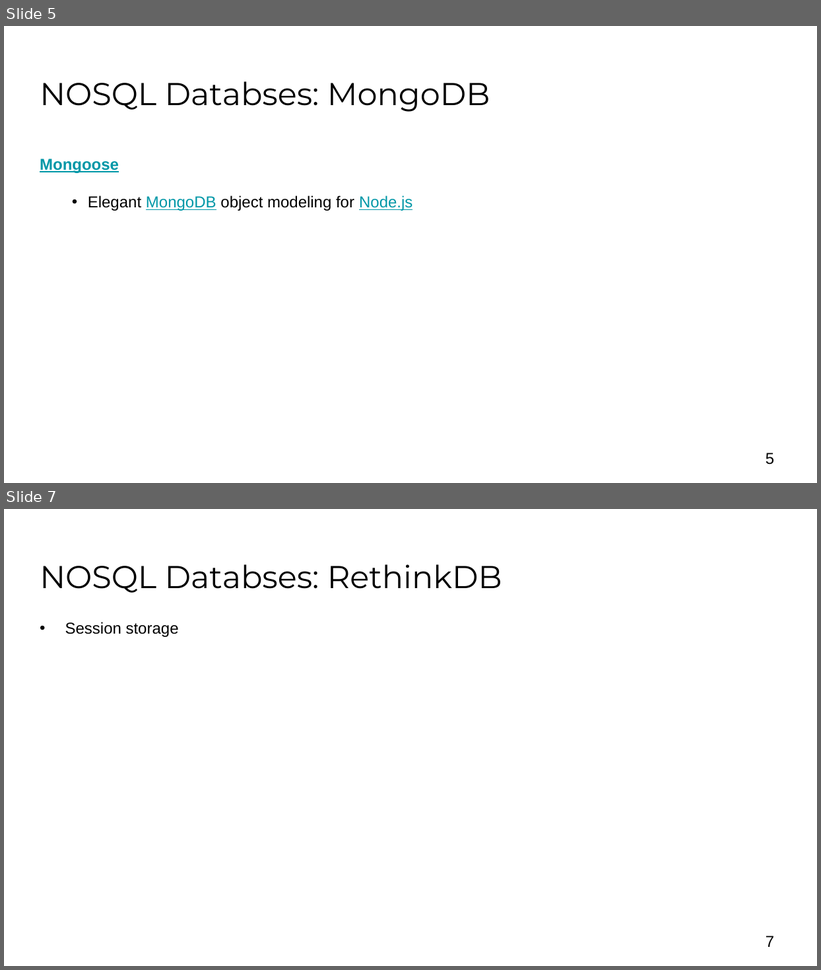
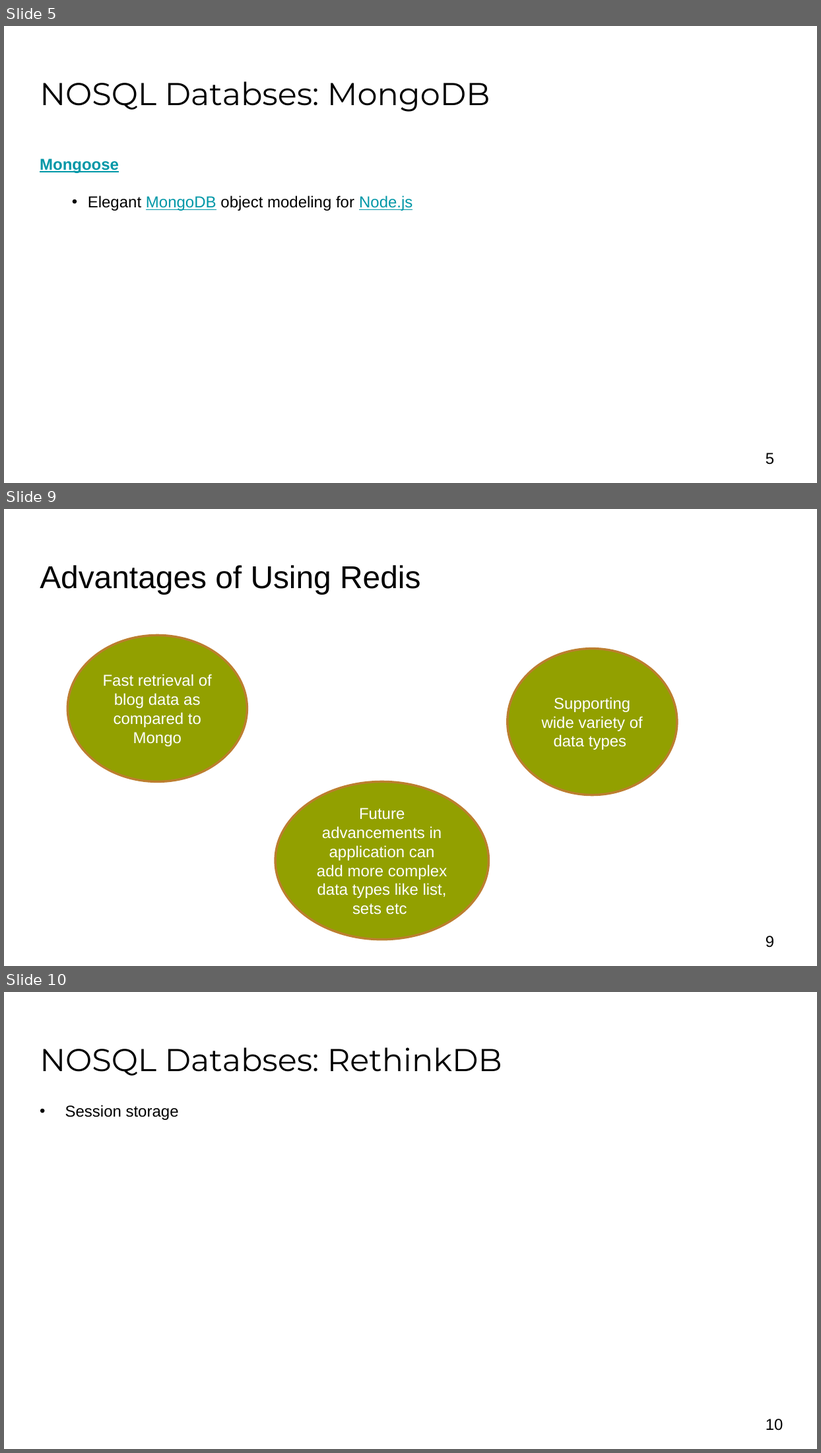
Before and after one commit to akarsh/TUPJNOSQL17, a slide deck: presentation/Presentation 2.pptx. Shown one above the other, each under a label of ours: slides 5 and 7 before the commit, slides 5, 9 and 10 after it; the slides between them are not shown. The pictures are 821x970 and 821x1453 pixels, drawn with LibreOffice and Linux fonts; fonts in the diff are those of the drawing; background and template pictures are left out. Boxes give left, top, right and bottom in pixels: in the first picture for what was removed or moved away, otherwise in the second. Text is boxed around its words. In the diff, an @@ line names an element or a change of style, - is before the commit and + after.

```diff
--- a/presentation/Presentation 2.pptx
+++ b/presentation/Presentation 2.pptx
@@ slide 9 added at bbox=[4, 509, 817, 966], background #FFFFFF @@
@@ title added at bbox=[40, 565, 420, 594], 28 pt, text #000000 @@
+Advantages of Using Redis
@@ ellipse added at bbox=[67, 635, 247, 782], fill #92A000, outline #BD7F2F 2 pt, 14 pt, text #FFFFFF @@
+Fast retrieval of blog data as compared to Mongo
@@ ellipse added at bbox=[508, 649, 677, 795], fill #92A000, outline #BD7F2F 2 pt, 14 pt, text #FFFFFF @@
+Supporting wide variety of data types
@@ ellipse added at bbox=[275, 782, 488, 940], fill #92A000, outline #BD7F2F 2 pt, 14 pt, text #FFFFFF @@
+Future advancements in application can add more complex data types like list, sets etc
@@ page number added at bbox=[766, 936, 774, 948], 14 pt, text #000000 @@
+9
@@ what was slide 7 is now slide 10 @@
@@ page number at bbox=[766, 1419, 783, 1431]: text changed @@
-7
+10
```
Also in this commit, not shown: 1 slide changed, 3 other slides added, 1 slide removed, 1 other file.
